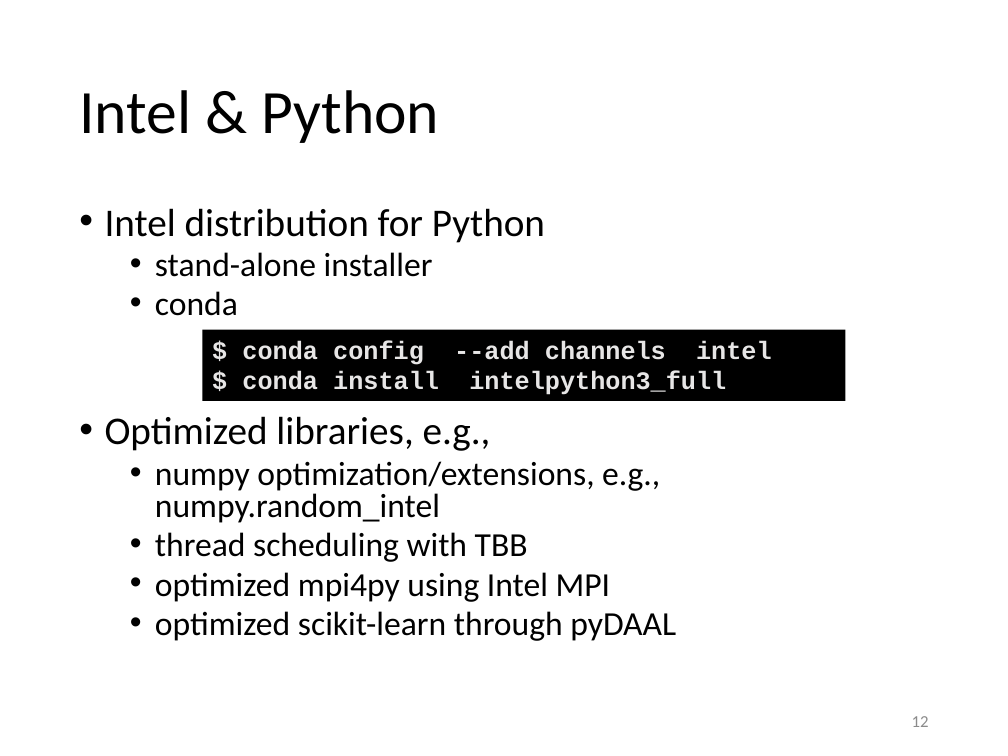
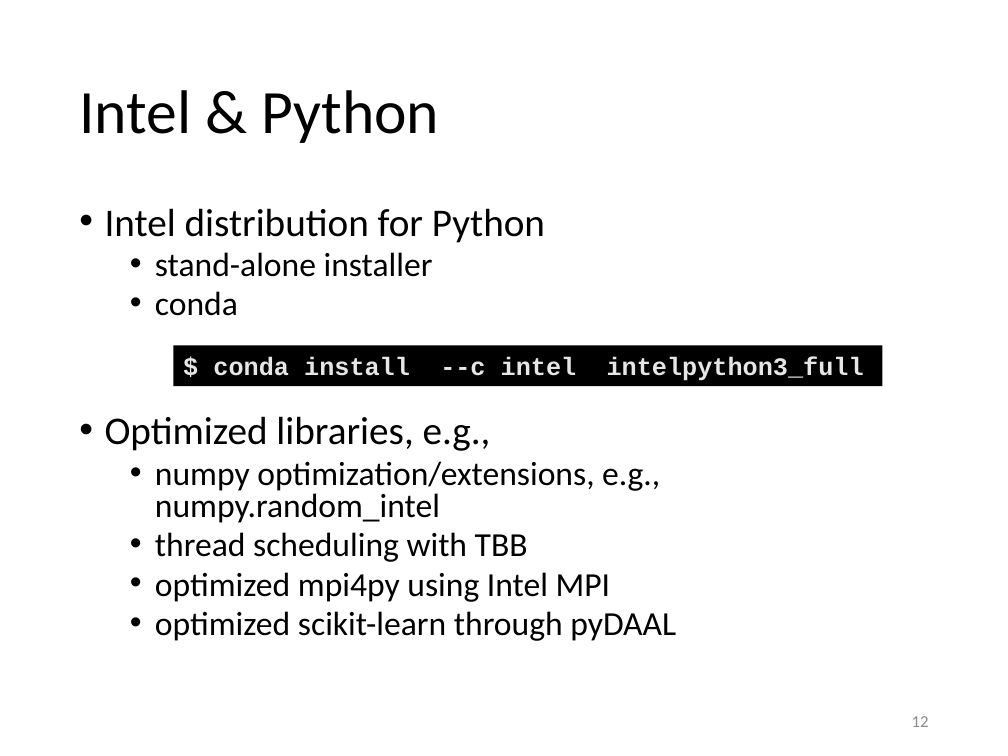
Before and after one commit to gjbex/Python-for-HPC, a slide deck: slide 12 of python_for_hpc.pptx. Drawn at 1008x756 pixels with LibreOffice and Linux fonts; fonts in the diff are those of the drawing. Boxes give left, top, right and bottom in pixels: in the first picture for what was removed or moved away, otherwise in the second. Text is boxed around its words. In the diff, an @@ line names an element or a change of style, - is before the commit and + after.

Commit message:
Simplify Intel Python installation instructions

```diff
--- a/python_for_hpc.pptx
+++ b/python_for_hpc.pptx
@@ rectangle "$ conda install --c intel ...": place and size @@
-rectangle "$ conda install --c intel ..." at box(203, 330, 846, 401)
+rectangle "$ conda install --c intel ..." at box(173, 346, 883, 386)
@@ text in rectangle at box(213, 357, 864, 381): text changed @@
-$ conda config --add channels intel
-$ conda install intelpython3_full
+$ conda install --c intel intelpython3_full
```
